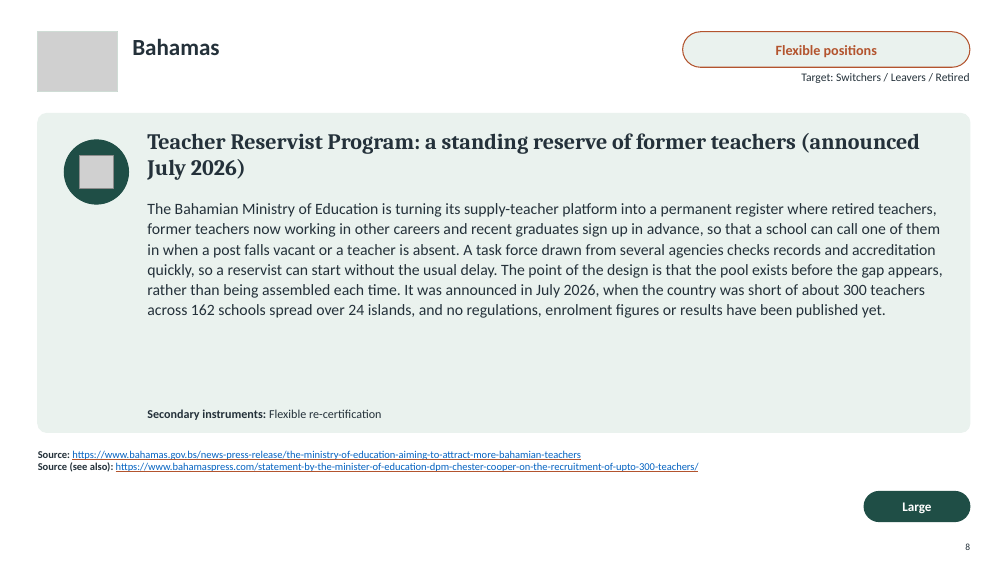
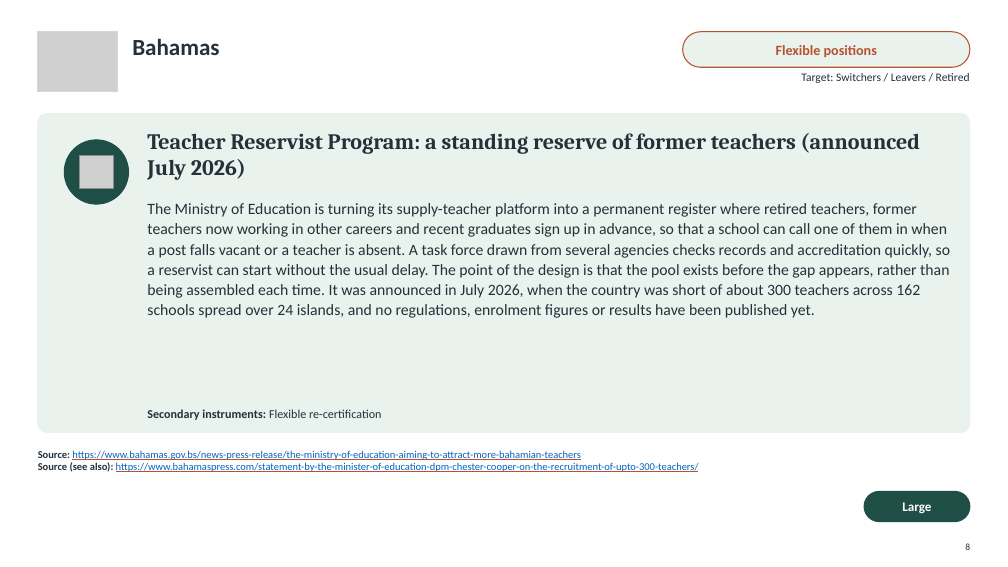
Before and after one commit to jedr1-ship-it/Alternative-Pathways----Quant, a slide deck: slide 8 of policies/Re-attracting_Former_Teachers.pptx. Drawn at 1008x567 pixels with LibreOffice and Linux fonts; fonts in the diff are those of the drawing; grey boxes stand for pictures. Boxes give left, top, right and bottom in pixels: in the first picture for what was removed or moved away, otherwise in the second. Text is boxed around its words. In the diff, an @@ line names an element or a change of style, - is before the commit and + after.

```diff
--- a/policies/Re-attracting_Former_Teachers.pptx
+++ b/policies/Re-attracting_Former_Teachers.pptx
@@ text at bbox=[147, 203, 950, 318]: text changed @@
-The Bahamian Ministry of Education is turning its supply-teacher platform into a permanent register where retired teachers, former teachers now working in other careers and recent graduates sign up in advance, so that a school can call one of them in when a post falls vacant or a teacher is absent. A task force drawn from several agencies checks records and accreditation quickly, so a reservist can start without the usual delay. The point of the design is that the pool exists before the gap appears, rather than being assembled each time. It was announced in July 2026, when the country was short of about 300 teachers across 162 schools spread over 24 islands, and no regulations, enrolment figures or results have been published yet.
+The Ministry of Education is turning its supply-teacher platform into a permanent register where retired teachers, former teachers now working in other careers and recent graduates sign up in advance, so that a school can call one of them in when a post falls vacant or a teacher is absent. A task force drawn from several agencies checks records and accreditation quickly, so a reservist can start without the usual delay. The point of the design is that the pool exists before the gap appears, rather than being assembled each time. It was announced in July 2026, when the country was short of about 300 teachers across 162 schools spread over 24 islands, and no regulations, enrolment figures or results have been published yet.
```
Also in this commit, not shown: 27 other slides changed, 2 other files.
